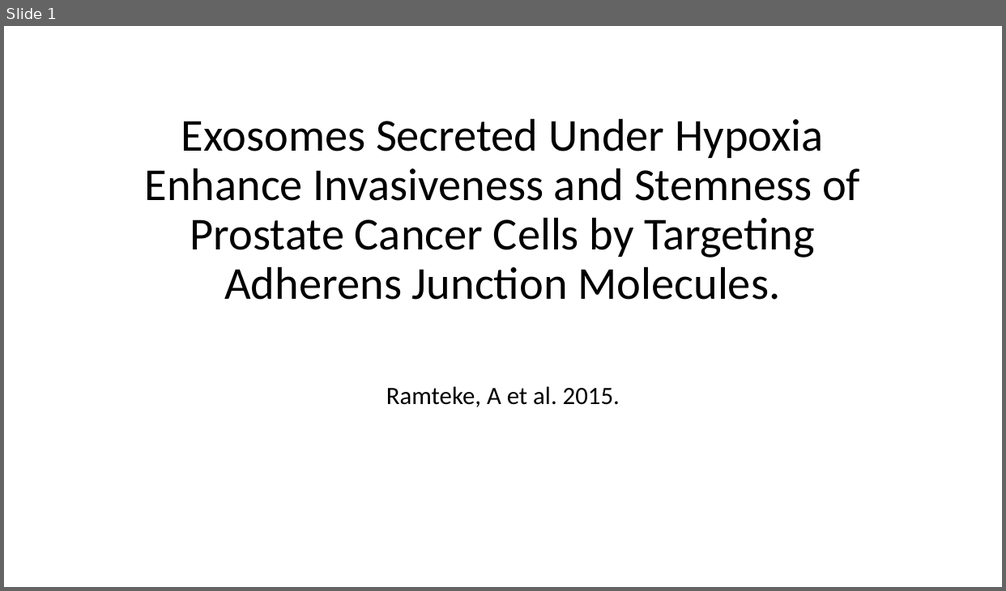
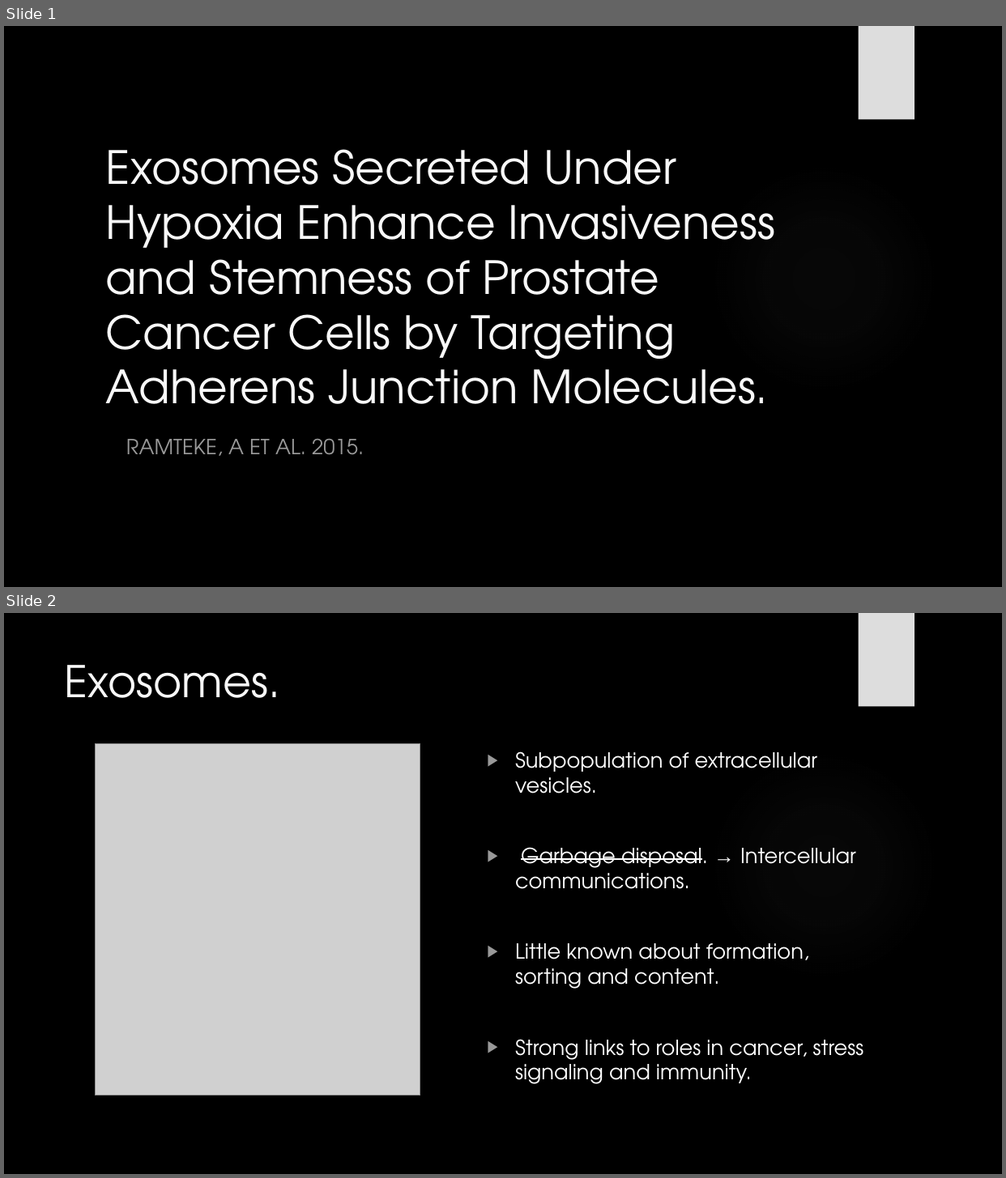
Before and after one commit to HarleyRobinson/Honours2, a slide deck: BackgroundInfo/JCslides.pptx. Shown one above the other, each under a label of ours: slide 1 before the commit, slides 1 and 2 after it. The pictures are 1006x591 and 1006x1178 pixels, drawn with LibreOffice and Linux fonts; fonts in the diff are those of the drawing; grey boxes stand for pictures; background and template pictures are left out. Boxes give left, top, right and bottom in pixels: in the first picture for what was removed or moved away, otherwise in the second. Text is boxed around its words. In the diff, an @@ line names an element or a change of style, - is before the commit and + after.

```diff
--- a/BackgroundInfo/JCslides.pptx
+++ b/BackgroundInfo/JCslides.pptx
@@ slide 2 added at box(4, 613, 1002, 1174), background picture (left out); not listed: 2 template elements that a slide beside it also shows @@
@@ title added at box(65, 665, 281, 698), 42 pt, text #F8F8F8 @@
+Exosomes.
@@ picture added at box(96, 744, 420, 1096) @@
@@ text added at box(515, 752, 864, 1084), 20 pt, text #FFFFFF @@
+▶ Subpopulation of extracellular vesicles.
+▶ Garbage disposal. → Intercellular communications.
+▶ Little known about formation, sorting and content.
+▶ Strong links to roles in cancer, stress signaling and immunity.
@@ slide 1 changed as well @@
@@ background #FFFFFF to picture (left out) @@
@@ rectangle added at box(859, 26, 914, 120), fill #DDDDDD @@
@@ title "Exosomes Secreted Under Hypoxia Enhance ...": place and size @@
-title "Exosomes Secreted Under Hypoxia Enhance ..." at box(145, 118, 860, 300)
+title "Exosomes Secreted Under Hypoxia Enhance ..." at box(106, 149, 775, 404)
@@ title "Exosomes Secreted Under Hypoxia Enhance ..." at box(106, 149, 775, 404): font Calibri to TeX Gyre Adventor, text colour #000000 to #F8F8F8; alignment centre to left; line spacing 0.9 to 1 @@
@@ ellipse added at box(709, 163, 939, 394), fill gradient #666666 @@
@@ subtitle at box(126, 439, 364, 456): text changed; size 24 to 20 pt; font Calibri to TeX Gyre Adventor; text colour #000000 to #999999 @@
-Ramteke, A et al. 2015.
+RAMTEKE, A ET AL. 2015.
```
Also in this commit, not shown: 10 other slides changed, 2 other slides added, 3 slides removed, 5 other files.
